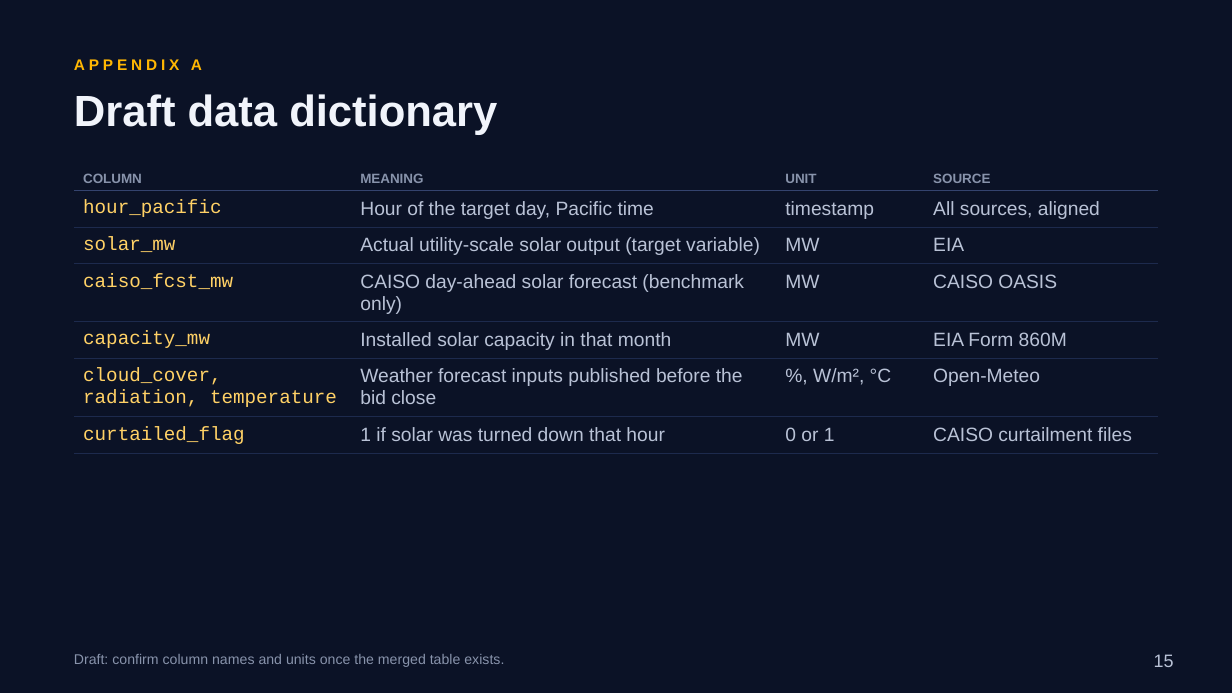
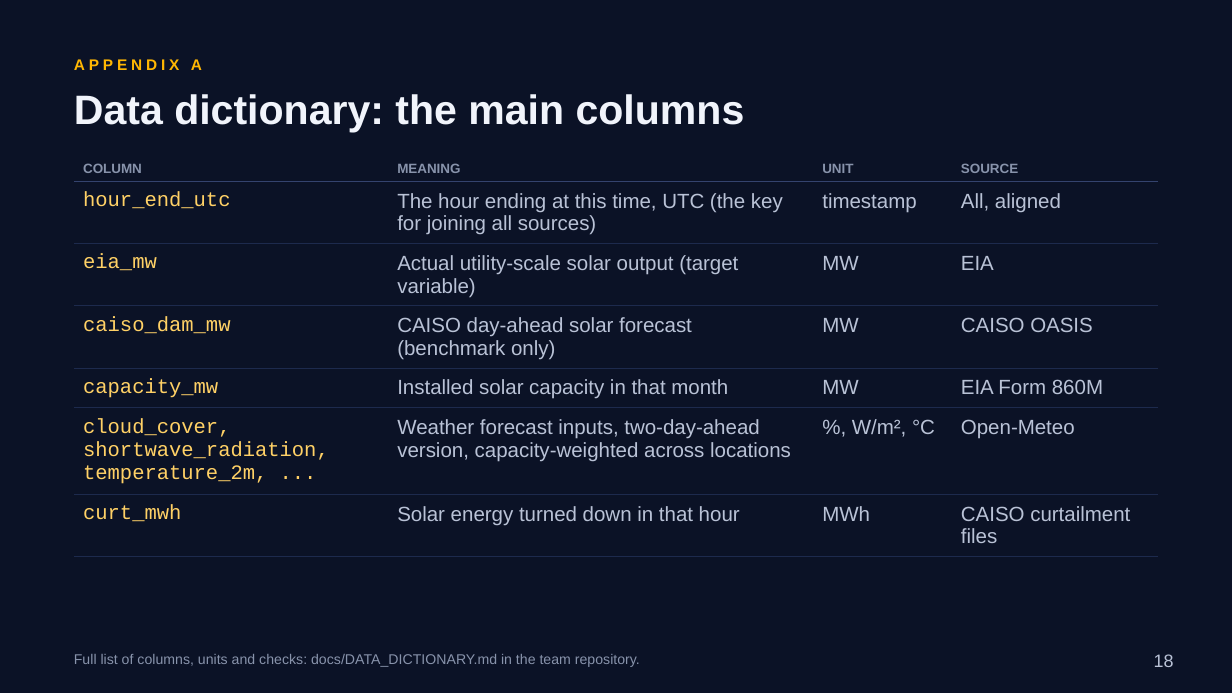
Before and after one commit to RaulSolaNavarro/caiso-solar-forecast, a slide deck: slide 18 of deck/capstone2/Capstone2_Deck.pptx (slide 15 before the commit). Drawn at 1232x693 pixels with LibreOffice and Linux fonts; fonts in the diff are those of the drawing. Boxes give left, top, right and bottom in pixels: in the first picture for what was removed or moved away, otherwise in the second. Text is boxed around its words. In the diff, an @@ line names an element or a change of style, - is before the commit and + after.

Commit message:
Add Capstone 2 decks (full and 6-minute) with real profiling numbers

```diff
--- a/deck/capstone2/Capstone2_Deck.pptx
+++ b/deck/capstone2/Capstone2_Deck.pptx
@@ text at box(74, 94, 745, 132): text changed; size 34 to 32 pt @@
-Draft data dictionary
+Data dictionary: the main columns
@@ table at box(74, 157, 1158, 547) @@
-row 2: hour_pacific | Hour of the target day, Pacific time | timestamp | All sources, aligned
+row 2: hour_end_utc | The hour ending at this time, UTC (the key for joining all sources) | timestamp | All, aligned
-row 3, column 1: solar_mw
+row 3, column 1: eia_mw
-row 4, column 1: caiso_fcst_mw
+row 4, column 1: caiso_dam_mw
-row 6, column 1: cloud_cover, radiation, temperature
+row 6, column 1: cloud_cover, shortwave_radiation, temperature_2m, ...
-row 6, column 2: Weather forecast inputs published before the bid close
+row 6, column 2: Weather forecast inputs, two-day-ahead version, capacity-weighted across locations
-row 7: curtailed_flag | 1 if solar was turned down that hour | 0 or 1 | CAISO curtailment files
+row 7: curt_mwh | Solar energy turned down in that hour | MWh | CAISO curtailment files
@@ size 15 to 16 pt in "timestamp", "Actual utility-scale solar output (target variable)", "MW", "EIA" and 10 more places @@
@@ table: place and size @@
-table at box(74, 166, 1158, 448)
+table at box(74, 157, 1158, 547)
@@ text at box(74, 654, 640, 667): text changed @@
-Draft: confirm column names and units once the merged table exists.
+Full list of columns, units and checks: docs/DATA_DICTIONARY.md in the team repository.
@@ page number at box(1154, 654, 1174, 667): text changed @@
-15
+18
```
Also in this commit, not shown: 14 other slides changed, 4 slides added, 1 slide removed, 6 other files.
